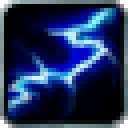
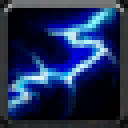
The second 128 × 128 image is a revision of the first. Changes to its layers:
added layer "Layer 1" above "Layer 0" over (0, 0, 128, 128)
painted on "Layer 0" over (0, 0, 128, 128)
